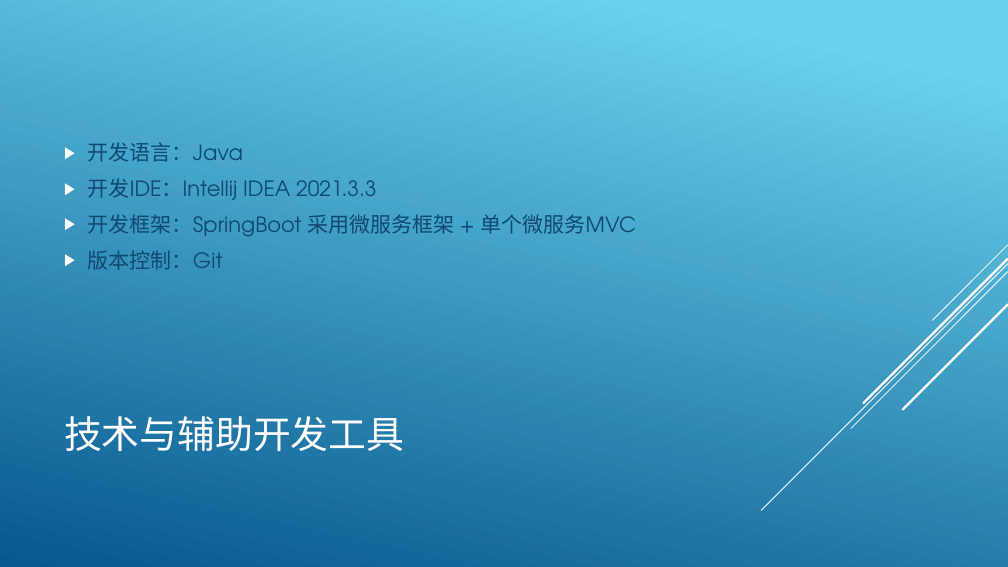
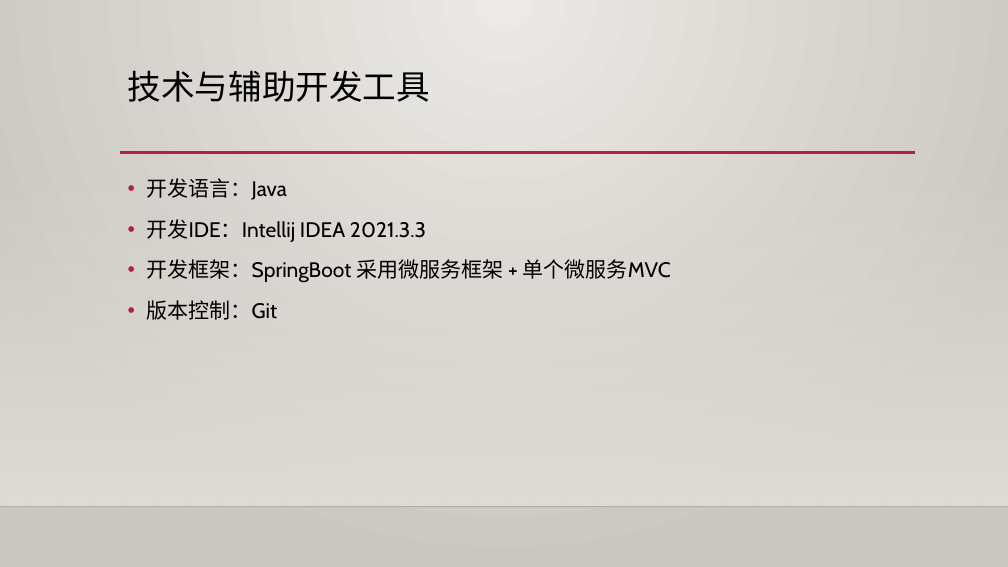
Before and after one commit to SEC0mprehensiveExper1ments/d0cumEnts, a slide deck: slide 3 of 项目展示幻灯片/个人汇报 戴显灏.pptx. Drawn at 1008x567 pixels with LibreOffice and Linux fonts; fonts in the diff are those of the drawing; background and template pictures are left out. Boxes give left, top, right and bottom in pixels: in the first picture for what was removed or moved away, otherwise in the second. Text is boxed around its words. In the diff, an @@ line names an element or a change of style, - is before the commit and + after.

```diff
--- a/项目展示幻灯片/个人汇报 戴显灏.pptx
+++ b/项目展示幻灯片/个人汇报 戴显灏.pptx
@@ background gradient #6ED2EB to #06588E to gradient #ECEAE7 to #CAC7C1 @@
@@ title "技术与辅助开发工具": place and size @@
-title "技术与辅助开发工具" at <box>64,416,404,451</box>
+title "技术与辅助开发工具" at <box>128,70,430,102</box>
@@ title "技术与辅助开发工具" at <box>128,70,430,102</box>: size 36 to 32 pt, font TeX Gyre Adventor to Cabin, text colour #FFFFFF to #000000; line spacing 1 to 0.9; vertical alignment middle to top @@
@@ rectangle added at <box>0,167,1008,507</box>, fill gradient #DFDBD5 @@
@@ text "开发语言：Java": place and size @@
-text "开发语言：Java" at <box>88,142,637,270</box>
+text "开发语言：Java" at <box>146,178,671,320</box>
@@ text "开发语言：Java" at <box>146,178,671,320</box>: font TeX Gyre Adventor to Cabin, text colour #0F496F to #000000; bullet ▶ to •; line spacing 1 to 1.2; bullet colour #FFFFFF to #B71E42; vertical alignment middle to top @@
@@ line added from (120, 153) to (915, 153), #B71E42 2.5 pt @@
@@ group removed at <box>761,245,1008,510</box>: 5 lines @@
@@ line added from (0, 507) to (1008, 507), #000001 1 pt @@
```
Also in this commit, not shown: 5 other slides changed, 1 other file.
